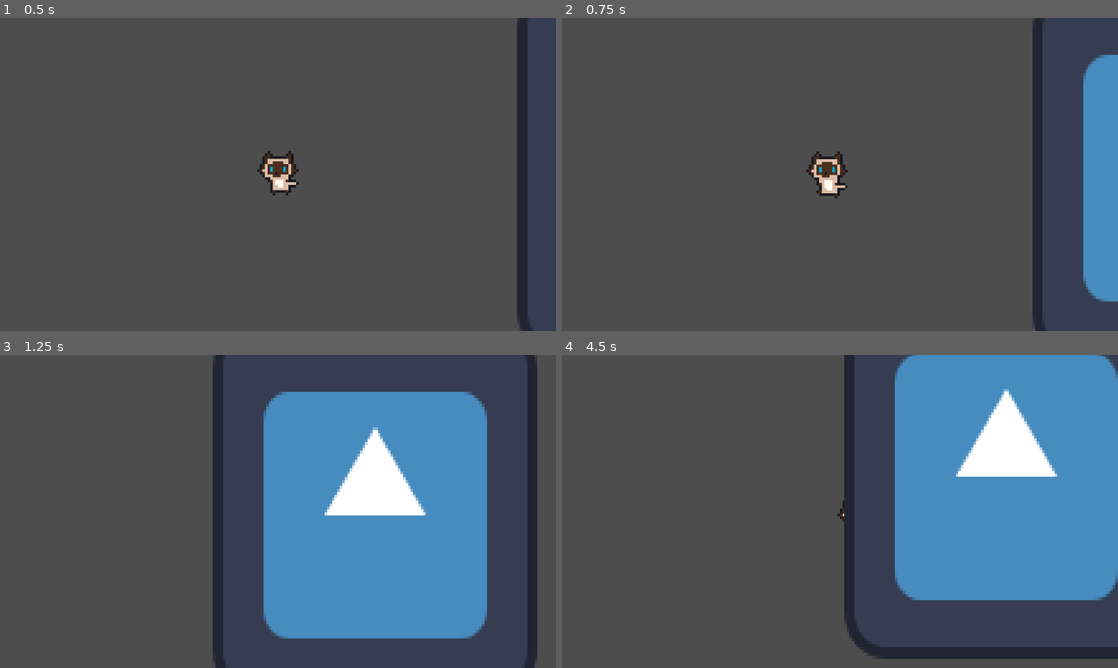
Above: before the commit, frames 1-4 (two rows, left to right).
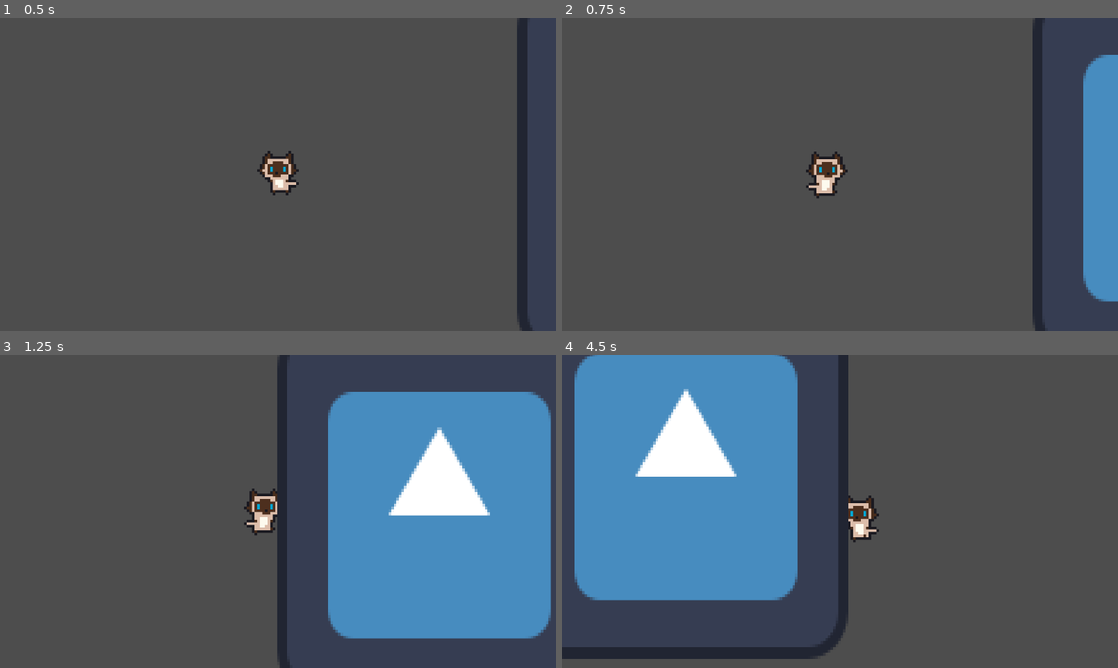
Above: after the commit, the same moments.

Repository: Nimajjj/APAWCALYPSE
Game: Godot game, scene res://scenes/game/game.tscn
Two runs of this game, one before a commit and one after it. Both use one fixed random seed, a clock stepped at 60 frames per second and the inputs below. The engine's default icon, where the game draws it, is replaced by a stand-in: a white triangle on a blue panel in a dark square.
Inputs (mouse positions are in pixels of both pictures, inside the frame that each line leads up to):
- Up to frame 1 (0.5 s): no input
- Up to frame 2 (0.75 s): tap Enter (key_cr) at 0.5 s; move the mouse to (962, 158) at 0.52 s; hold D (move_right) from 0.53 s (still down); tap E (interact) at 0.6 s
- Up to frame 3 (1.25 s): keep holding D (move_right)
- Up to frame 4 (4.5 s): move the mouse to (728, 527) at 1.27 s; release D (move_right) at 1.28 s; hold S (move_down) 1.28-2.03 s; tap Enter (key_cr) at 1.35, 3.6 s; move the mouse to (895, 442) at 2.02 s; press the mouse at (895, 442) at 2.03 s; hold D (move_right) 2.03-2.78 s; tap Space at 2.75 s; move the mouse to (812, 574) at 2.77 s; release the mouse at (812, 574) at 2.78 s; hold W (move_up) 2.78-3.53 s; tap E (interact) at 2.85 s; move the mouse to (1006, 558) at 3.52 s; hold A (move_left) from 3.53 s (still down); move the mouse to (673, 464) at 4.27 s; click (673, 464) at 4.35 s

Frame 1 is identical in both runs. In frame 2, 0.3% of the frame differs, in the area x 43-52%, y 42-58%; in frame 3, 26%; in frame 4, 69%, in the area x 0-100%, y 0-98%.

Commit message:
feat(player): IPlayer sprite flip h when walking left / right

Diff:
--- a/scenes/player/candy.tscn
+++ b/scenes/player/candy.tscn
@@ -1,8 +1,12 @@
-[gd_scene load_steps=9 format=3 uid="uid://df2pvkhh7d5i8"]
+[gd_scene load_steps=10 format=3 uid="uid://8qw2v8kiijkl"]
 
 [ext_resource type="PackedScene" uid="uid://7vehn306bqp1" path="res://scenes/player/i_player.tscn" id="1_si3mp"]
 [ext_resource type="Script" path="res://scripts/player/candy.gd" id="2_kx331"]
 [ext_resource type="Texture2D" uid="uid://cru7lgeg18wv2" path="res://assets/sprites/siamese.png" id="3_qc45q"]
+
+[sub_resource type="CapsuleShape2D" id="CapsuleShape2D_c3kcp"]
+radius = 1.0
+height = 8.0
 
 [sub_resource type="AtlasTexture" id="AtlasTexture_avwjt"]
 atlas = ExtResource("3_qc45q")
@@ -70,6 +74,11 @@
 acceleration = 0.3
 friction = 0.1
 
+[node name="Hitbox" parent="." index="0"]
+position = Vector2(1, 7)
+rotation = 1.5708
+shape = SubResource("CapsuleShape2D_c3kcp")
+
 [node name="Sprite2D" parent="." index="1"]
 texture = SubResource("AtlasTexture_avwjt")
 
--- a/scripts/player/i_player.gd
+++ b/scripts/player/i_player.gd
@@ -22,6 +22,7 @@
 var reloading: bool = false
 var down_timer: float = 0
 
+@onready var Sprite = $Sprite2D
 @onready var AnimPlayer = $AnimationPlayer
 @onready var Camera = $Camera2D
 @onready var DownTimer = $DownTimer
@@ -160,8 +161,12 @@
 	if direction.length() <= 0:
 		state = PC_State.IDLE
 
+	if direction.x < 0:
+		Sprite.flip_h = false
+	elif direction.x > 0:
+		Sprite.flip_h = true
+
 	velocity = lerp(velocity, direction.normalized() * speed, acceleration)
-	print(velocity, direction.normalized() * speed, acceleration)
 	AnimPlayer.play("WALK")
 	move_and_slide()
 
